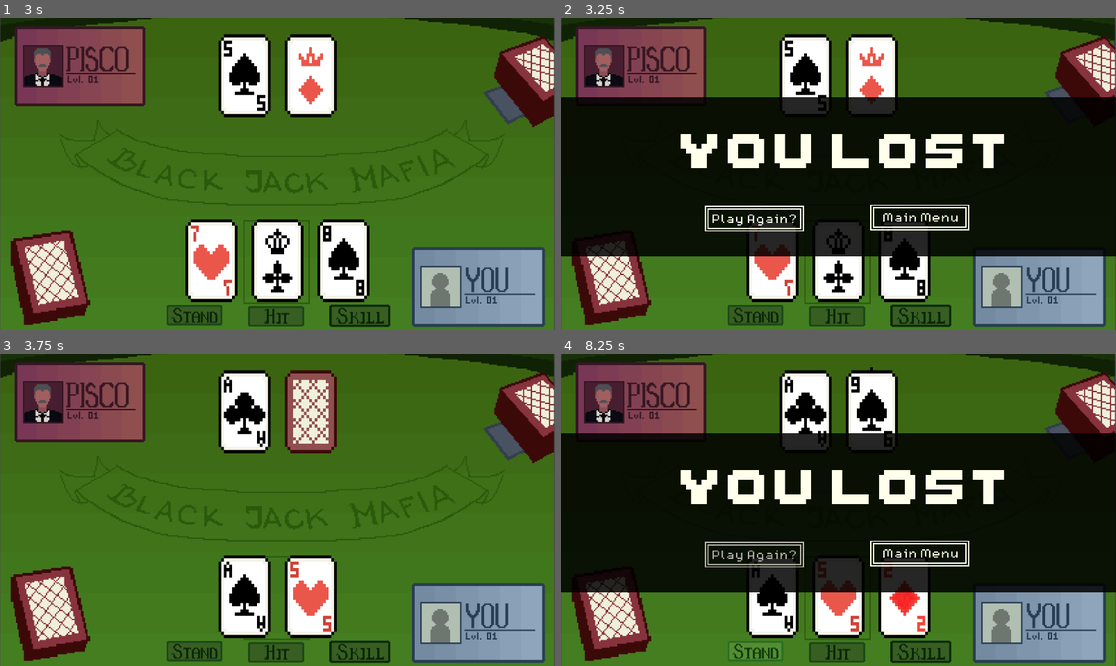
Above: before the commit, frames 1-4 (two rows, left to right).
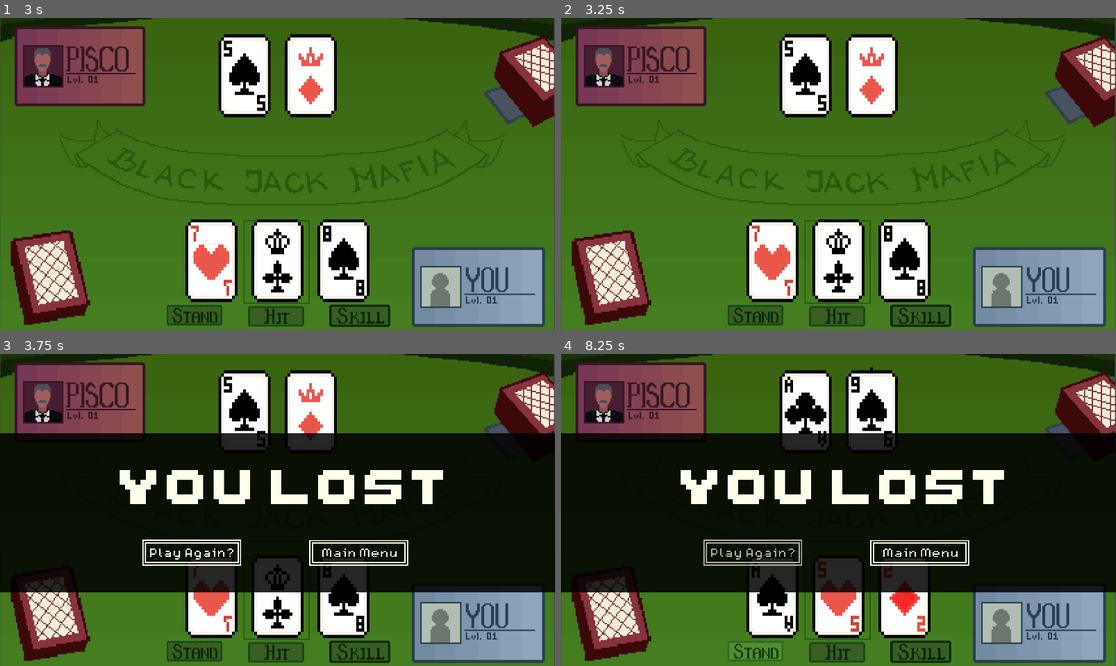
Above: after the commit, the same moments.

Repository: KANKAN25/BlackJackMafia
Game: Godot game, scene res://Main.tscn
The game is run twice, just before and just after one commit, with the same random seed, the same clock (stepped at 60 frames per second) and the same inputs.
Inputs (mouse positions are in pixels of both pictures, inside the frame that each line leads up to):
- Up to frame 1 (3 s): click (360, 314) at 0.5 s; click (277, 317) at 1.25 s; click (194, 314) at 2 s; click (360, 314) at 2.75 s
- Up to frame 2 (3.25 s): no input
- Up to frame 3 (3.75 s): click (194, 553) at 3.52 s
- Up to frame 4 (8.25 s): click (755, 553) at 4.27 s; click (838, 653) at 5 s; click (755, 650) at 5.75 s; click (921, 650) at 6.5 s; click (838, 653) at 7.25 s; click (755, 650) at 8 s

Frame 1 is identical in both runs. In frame 2, 50% of the frame differs, in the area x 0-100%, y 25-77%; in frame 3, 57%, in the area x 0-100%, y 5-92%; in frame 4, 1.3%.

Commit message:
Level progression, Game Results Display

Diff:
--- a/GameManager.gd
+++ b/GameManager.gd
@@ -12,6 +12,7 @@
 
 func _ready():
 	print("✅ GameManager ready!")
+	get_node("../Turns/ResultDisplay").visible = false
 	reset_game()
 
 func reset_game():
@@ -124,8 +125,8 @@
 
 	# Dealer draws cards while total less than 17
 	if not is_player_busted:
-		await get_tree().create_timer(0.7).timeout  # small delay for each card reveal
 		while calculate_hand_value(dealer_hand) < 17:
+			await get_tree().create_timer(0.7).timeout
 			var new_card = deck.draw_card(true,false)
 			if new_card:
 				add_card_to_dealer(new_card)
@@ -142,7 +143,7 @@
 	var player_win
 	var tie = false
 	print("📊 Final Results — Player: ", player_total, " | Dealer: ", dealer_total)
-
+	await get_tree().create_timer(0.7).timeout
 	if player_total > 21:
 		print("❌ Player busts. Dealer wins.")
 		player_win = false
--- a/LevelManager.gd
+++ b/LevelManager.gd
@@ -21,10 +21,10 @@
 	var game_result_sprite = get_node("../Turns/ResultDisplay")
 	var game_result_path
 	if player_win == true:
-		game_result_path = "res://assets/Quit_Window/YOU_WIN.png"
+		game_result_path = "res://assets/QuitWindow/YOU_WIN.png"
 	elif tie == true:
-		game_result_path = "res://assets/Quit_Window/YOU_WIN.png"
+		game_result_path = "res://assets/QuitWindow/YOU_WIN.png"
 	else:
-		game_result_path = "res://assets/Quit_Window/YOU_LOST.png"
+		game_result_path = "res://assets/QuitWindow/YOU_LOST.png"
 	set_character_sprite(game_result_sprite, game_result_path)
 	game_result_sprite.visible = true
--- a/Main.tscn
+++ b/Main.tscn
@@ -10,9 +10,8 @@
 [ext_resource type="Texture2D" uid="uid://btchwc2aa8yfp" path="res://assets/PlayerCards/Player_Card_Lvl_1.png" id="9_5vvyt"]
 [ext_resource type="Texture2D" uid="uid://brp8u5lleuaqx" path="res://assets/Dealers/Lvl1_Dealer.png" id="11_20pc6"]
 [ext_resource type="Script" uid="uid://db38s1na0qd" path="res://LevelManager.gd" id="12_5vvyt"]
-[ext_resource type="Texture2D" uid="uid://d35sd16lupndt" path="res://assets/Quit_Window/YOU_LOST.png" id="13_j4qnp"]
-[ext_resource type="Texture2D" uid="uid://ukp2xq72dj60" path="res://assets/Quit_Window/Main_Menu_btn.png" id="14_fpfj3"]
-[ext_resource type="Texture2D" uid="uid://cywy07vatcoae" path="res://assets/Quit_Window/Play_Again_btn.png" id="15_sc1dx"]
+[ext_resource type="Texture2D" uid="uid://ukp2xq72dj60" path="res://assets/QuitWindow/Main_Menu_btn.png" id="13_c2ibq"]
+[ext_resource type="Texture2D" uid="uid://cywy07vatcoae" path="res://assets/QuitWindow/Play_Again_btn.png" id="14_j4qnp"]
 [ext_resource type="Texture2D" uid="uid://d3k38cgga8yxl" path="res://assets/Buttons/Hit_btn.png" id="19_sqvbp"]
 [ext_resource type="Texture2D" uid="uid://tnivc10740xb" path="res://assets/Buttons/Stand_btn.png" id="20_hri7i"]
 
@@ -110,23 +109,30 @@
 z_index = 1
 position = Vector2(960, 550)
 scale = Vector2(0.563674, 0.529808)
-texture = ExtResource("13_j4qnp")
 
 [node name="MainMenu" type="TextureButton" parent="Turns/ResultDisplay"]
 z_index = 1
 offset_left = 195.148
-offset_top = 181.198
+offset_top = 177.423
 offset_right = 803.148
-offset_bottom = 349.198
-texture_normal = ExtResource("14_fpfj3")
+offset_bottom = 345.423
+texture_normal = ExtResource("13_c2ibq")
 
 [node name="PlayAgain" type="TextureButton" parent="Turns/ResultDisplay"]
-z_index = 1
-offset_left = -821.397
-offset_top = 188.748
-offset_right = -213.397
-offset_bottom = 356.748
-texture_normal = ExtResource("15_sc1dx")
+z_index = 2
+offset_left = -830.268
+offset_top = 175.535
+offset_right = -222.268
+offset_bottom = 343.535
+texture_normal = ExtResource("14_j4qnp")
+
+[node name="DealersTurn" type="Sprite2D" parent="Turns"]
+
+[node name="PlayersTurn" type="Sprite2D" parent="Turns"]
+
+[node name="Tie" type="Sprite2D" parent="Turns"]
+position = Vector2(960, 550)
+scale = Vector2(0.563674, 0.529808)
 
 [connection signal="pressed" from="SkillsBtn" to="." method="_on_skills_btn_pressed"]
 [connection signal="mouse_entered" from="Hit" to="InputManager" method="_on_hit_mouse_entered"]
Not shown: 1 places in Main.tscn that only renumber resources
